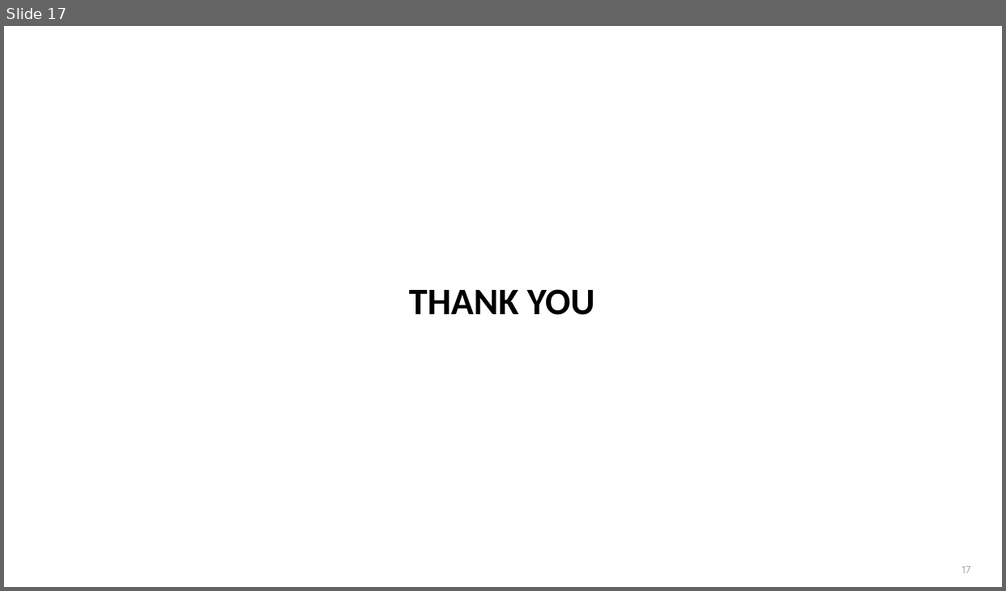
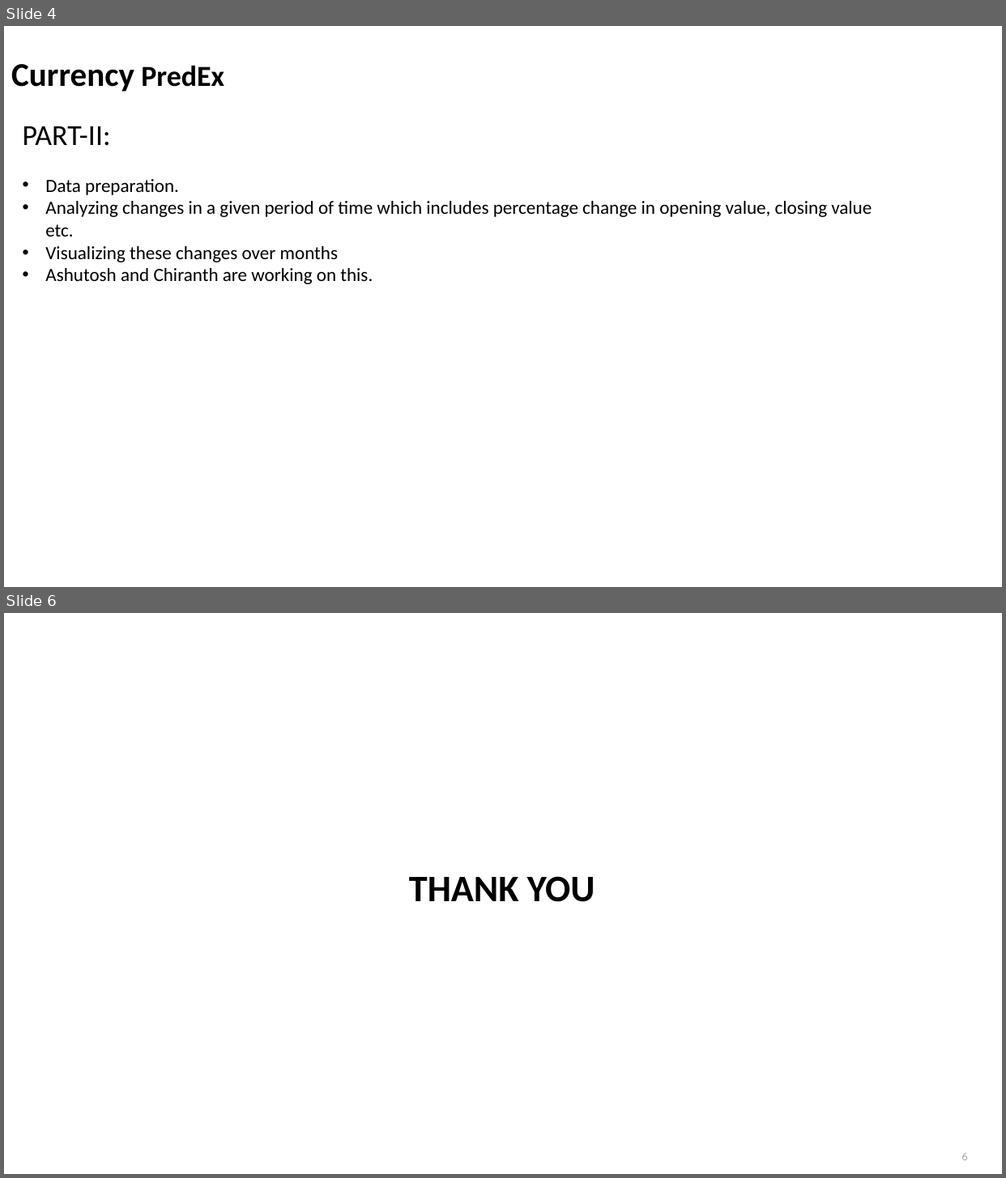
Before and after one commit to chiranthhd1/Forex-visualization-Python-, a slide deck: PyProject.pptx. Shown one above the other, each under a label of ours: slide 17 before the commit, slides 4 and 6 after it; the slides between them are not shown. The pictures are 1006x591 and 1006x1178 pixels, drawn with LibreOffice and Linux fonts; fonts in the diff are those of the drawing; background and template pictures are left out. Boxes give left, top, right and bottom in pixels: in the first picture for what was removed or moved away, otherwise in the second. Text is boxed around its words. In the diff, an @@ line names an element or a change of style, - is before the commit and + after.

```diff
--- a/PyProject.pptx
+++ b/PyProject.pptx
@@ slide 4 added at [4, 26, 1002, 587], background #FFFFFF @@
@@ text added at [11, 64, 224, 92], 32 pt, text #000000, bold @@
+Currency PredEx
@@ text added at [23, 126, 872, 284], 18 pt, text #000000 @@
+PART-II:
+• Data preparation.
+• Analyzing changes in a given period of time which includes percentage change in opening value, closing value etc.
+• Visualizing these changes over months
+• Ashutosh and Chiranth are working on this.
@@ what was slide 17 is now slide 6 @@
@@ page number at [962, 1153, 968, 1161]: text changed @@
-17
+6
```
Also in this commit, not shown: 1 slide changed, 3 other slides added, 15 slides removed.
